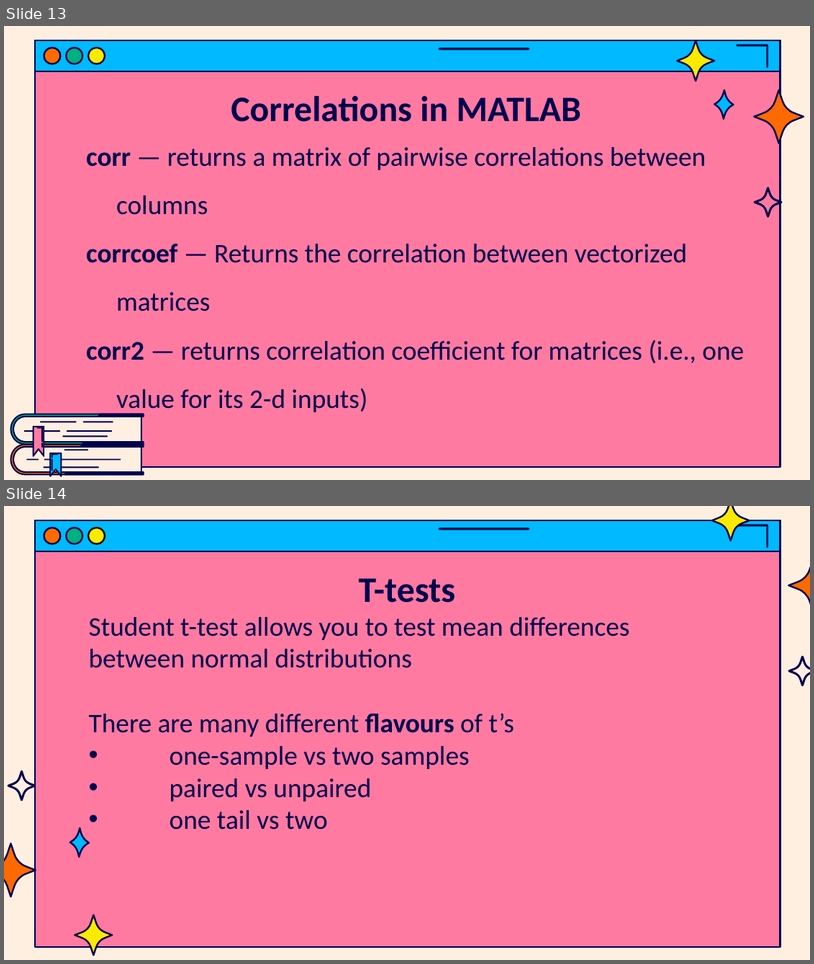
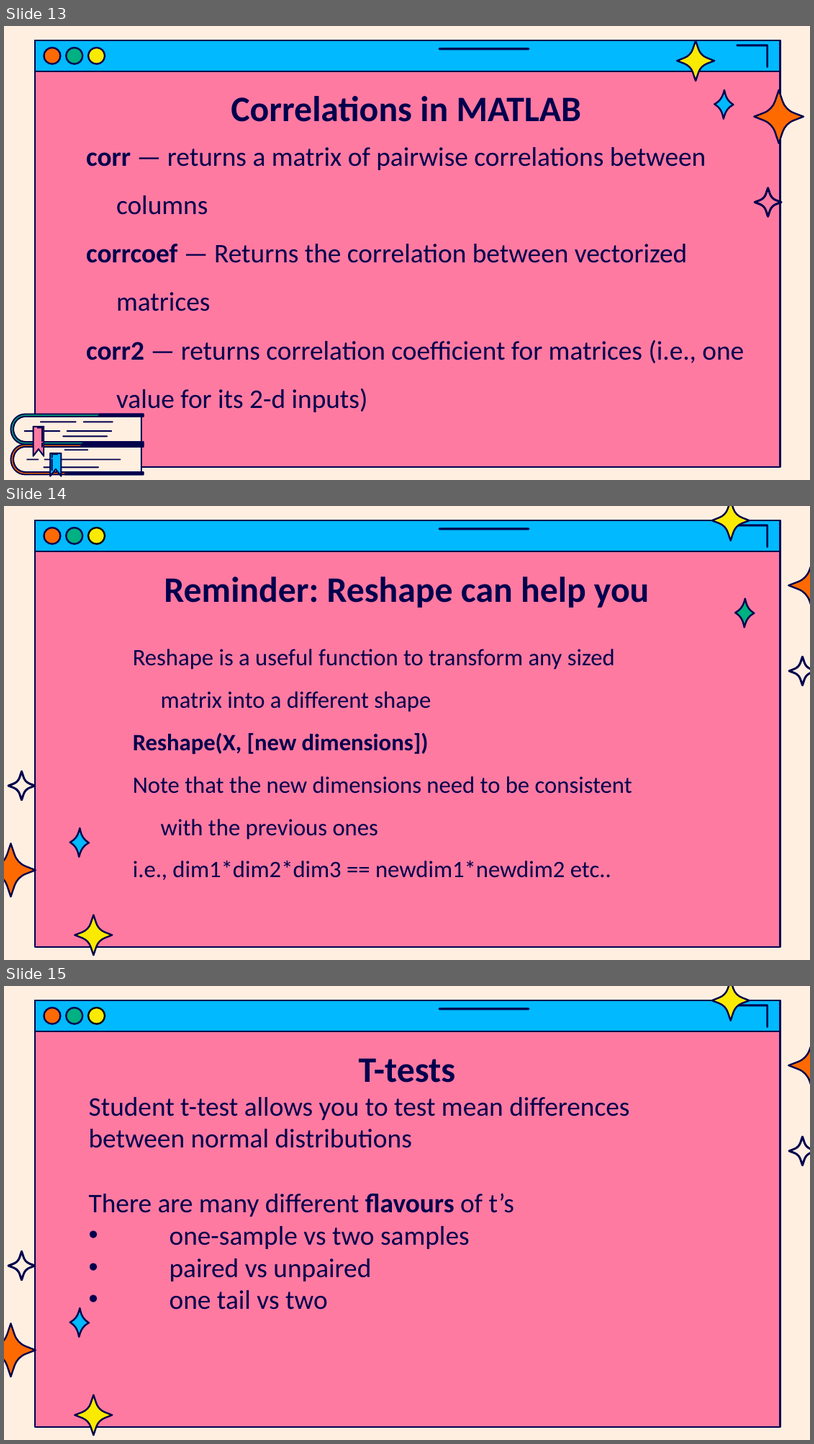
Before and after one commit to jasondsc/MATDRAB2MATFAB, a slide deck: slides/MATLAB_class_6.pptx. Shown one above the other, each under a label of ours: slides 13 and 14 before the commit, slides 13, 14 and 15 after it. The pictures are 814x964 and 814x1444 pixels, drawn with LibreOffice and Linux fonts; fonts in the diff are those of the drawing. Boxes give left, top, right and bottom in pixels: in the first picture for what was removed or moved away, otherwise in the second. Text is boxed around its words. In the diff, an @@ line names an element or a change of style, - is before the commit and + after.

```diff
--- a/slides/MATLAB_class_6.pptx
+++ b/slides/MATLAB_class_6.pptx
@@ slide 14 added at (4,506,810,960), background #FFEFE1; not listed: 1 template element that a slide beside it also shows @@
@@ freeform shape added at (712,506,749,541), fill #FAEA00, outline #00004D 1.5 pt @@
@@ group added at (36,520,781,551): 6 freeform shapes @@
@@ freeform shape added at (789,559,810,612), fill #FF6A00, outline #00004D 1.5 pt @@
@@ title added at (164,577,649,608), 32 pt, text #00004D, bold @@
+Reminder: Reshape can help you
@@ freeform shape added at (736,599,755,628), fill #00B181, outline #00004D 1.5 pt @@
@@ text added at (133,649,633,880), 21 pt, text #00004D @@
+    Reshape is a useful function to transform any sized matrix into a different shape
+    Reshape(X, [new dimensions])
+    Note that the new dimensions need to be consistent with the previous ones
+    i.e., dim1*dim2*dim3 == newdim1*newdim2 etc..
@@ freeform shape added at (789,656,810,686), fill #00004D, outline #00004D 0.75 pt @@
@@ freeform shape added at (8,770,36,800), fill #00004D, outline #00004D 0.75 pt @@
@@ freeform shape added at (70,828,90,857), fill #00B9FF, outline #00004D 1.5 pt @@
@@ freeform shape added at (4,843,36,896), fill #FF6A00, outline #00004D 1.5 pt @@
@@ freeform shape added at (75,915,112,955), fill #FAEA00, outline #00004D 1.5 pt @@
@@ what was slide 14 is now slide 15 @@
```
Also in this commit, not shown: 1 slide changed, 6 other slides added, 2 other files.
